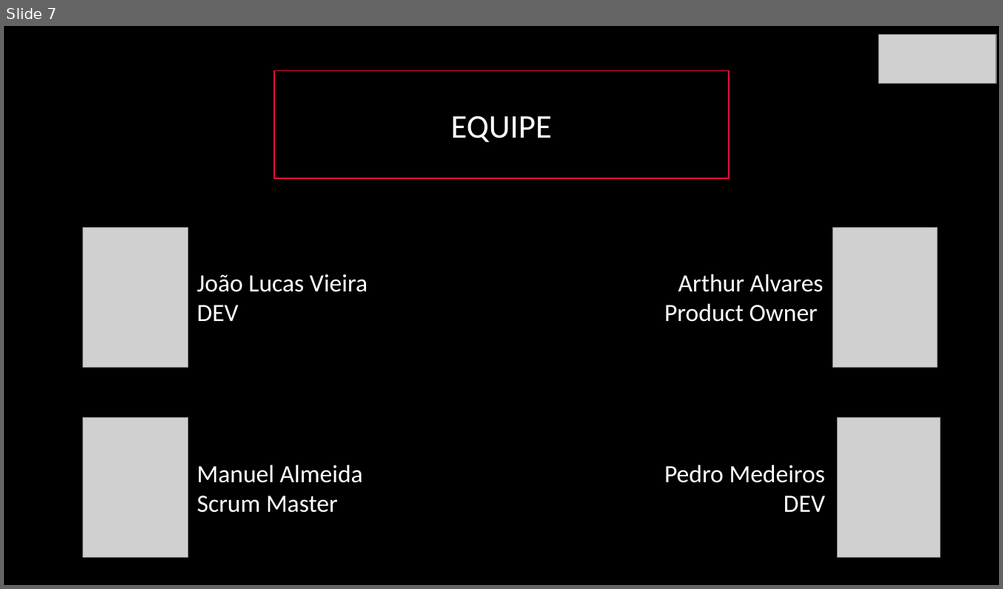
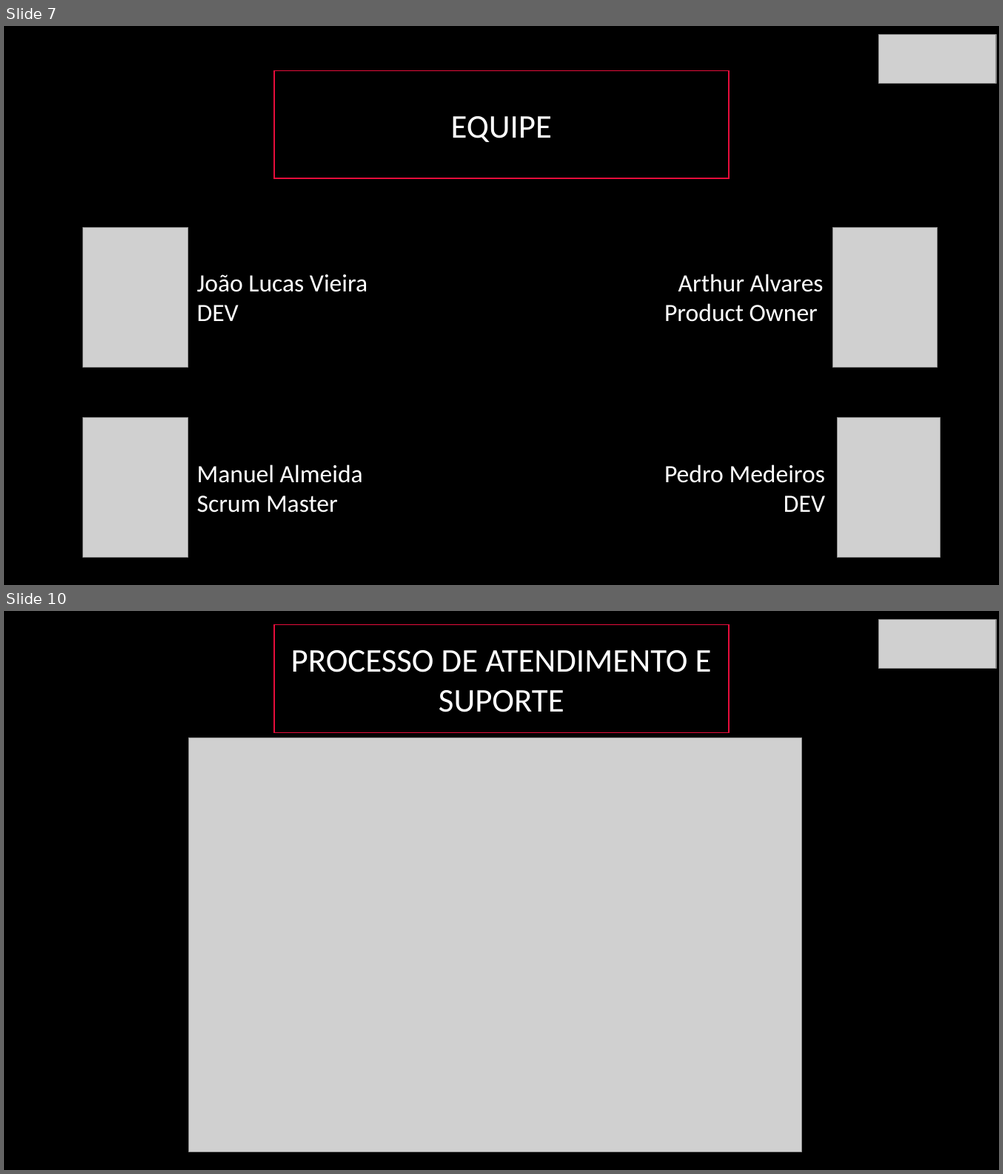
Before and after one commit to BandTec/blind-market, a slide deck: Apresentação-blindmarket.pptx. Shown one above the other, each under a label of ours: slide 7 before the commit, slides 7 and 10 after it; the slides between them are not shown. The pictures are 1003x589 and 1003x1174 pixels, drawn with LibreOffice and Linux fonts; fonts in the diff are those of the drawing; grey boxes stand for pictures. Boxes give left, top, right and bottom in pixels: in the first picture for what was removed or moved away, otherwise in the second. Text is boxed around its words. In the diff, an @@ line names an element or a change of style, - is before the commit and + after.

```diff
--- a/Apresentação-blindmarket.pptx
+++ b/Apresentação-blindmarket.pptx
@@ slide 10 added at [4, 611, 999, 1170], background #000000 @@
@@ rectangle added at [274, 624, 728, 732], fill #000000, outline #E50D3B 1 pt, 32 pt, text #FFFFFF @@
+PROCESSO DE ATENDIMENTO E SUPORTE
@@ picture added at [879, 620, 996, 669] @@
@@ picture added at [189, 738, 802, 1152] @@
```
Also in this commit, not shown: 7 other slides added, 1 slide removed.
